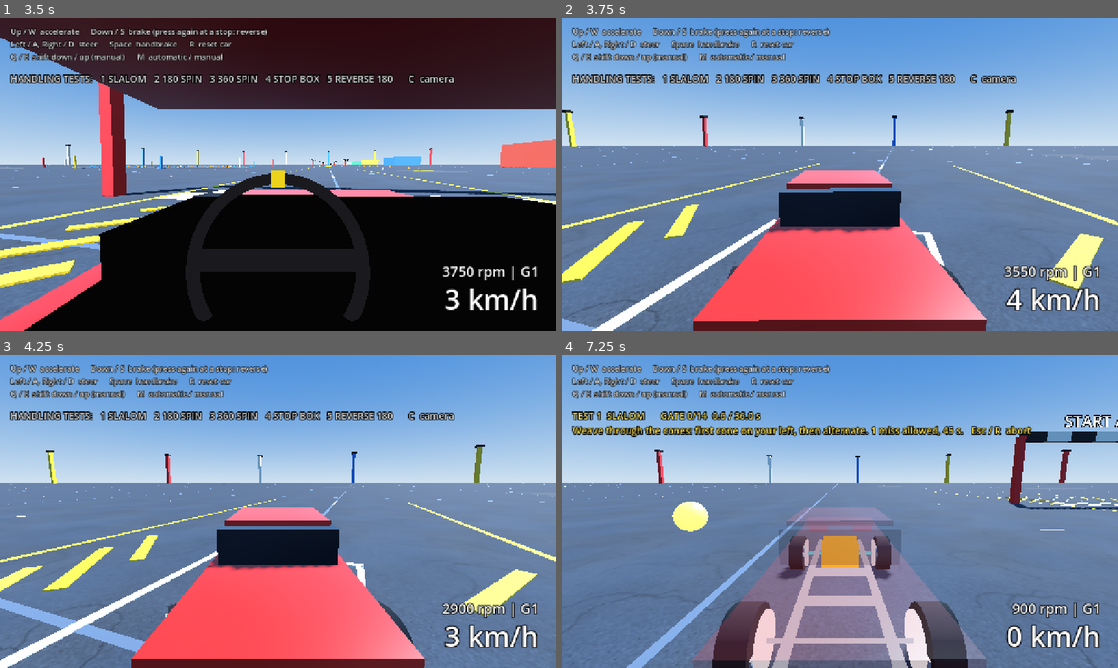
Above: before the commit, frames 1-4 (two rows, left to right).
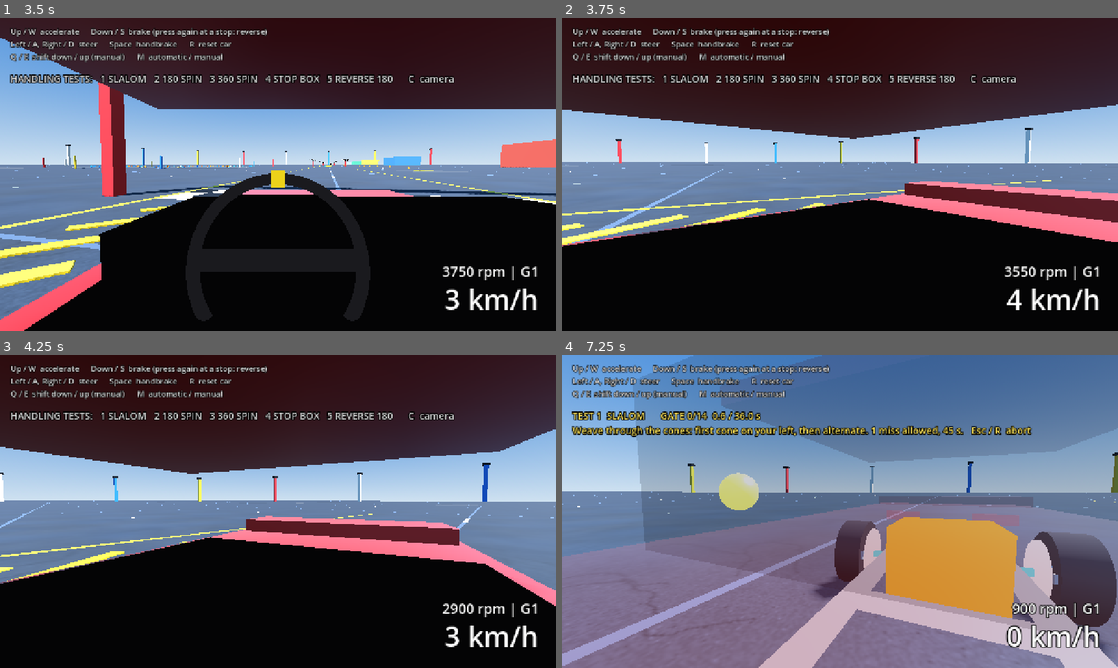
Above: after the commit, the same moments.

Repository: kokosro/factory-driver
Game: Godot game, scene res://scenes/main.tscn
The game is run twice, just before and just after one commit, with the same random seed, the same clock (stepped at 60 frames per second) and the same inputs.
Inputs:
- Up to frame 1 (3.5 s): tap Enter at 0.5 s; hold Right (steer_right) 0.53-1.28 s; hold B (look_back) 0.53-1.28 s; tap C (camera_cycle) at 0.6, 3.05 s; tap R (reset_car) at 1.25 s; hold Down (brake) 1.28-2.03 s; tap B (look_back) at 1.35 s; tap , (look_left) at 1.55, 2.1 s; hold Right (steer_right) 2.03-2.78 s; tap X (xray_view) at 2.3, 2.85 s; hold Up (accelerate) from 2.78 s (still down)
- Up to frame 2 (3.75 s): release Up (accelerate) at 3.53 s; hold Left (steer_left) from 3.53 s (still down); hold B (look_back) from 3.53 s (still down); tap C (camera_cycle) at 3.6 s
- Up to frame 3 (4.25 s): keep holding Left (steer_left); keep holding B (look_back)
- Up to frame 4 (7.25 s): release B (look_back) at 4.28 s; tap B (look_back) at 4.35 s; tap , (look_left) at 4.55, 5.1 s; release Left (steer_left) at 5.03 s; hold Down (brake) 5.03-5.78 s; tap X (xray_view) at 5.3 s; hold Right (steer_right) 5.78-6.53 s; tap . (look_right) at 5.85 s; tap C (camera_cycle) at 6.05 s; hold Up (accelerate) from 6.53 s (still down); hold B (look_back) from 6.53 s (still down); tap 1 (test_1) at 6.6 s

Frame 1 is identical in both runs. In frame 2, 82% of the frame differs, in the area x 0-100%, y 0-100%; in frame 3, 82%; in frame 4, 78%.

Commit message:
Camera: look back from inside the car turns the head - holding look_back in the cockpit and the bonnet view keeps the mode and the eye and eases the view round over the right shoulder (LOOK_BACK_HEAD_YAW_DEG 155, LOOK_BACK_RATE 9), the outside views still cut to the rear view, the cycle waits while the key is held either way; camera test holds look_back from chase (unchanged), cockpit and front, pins the yaw band (measured 153.2) and the eye against a head-straight reference run (0.0000 m off)

Diff:
--- a/scripts/chase_camera.gd
+++ b/scripts/chase_camera.gd
@@ -4,11 +4,15 @@
 ## car visibly moves against the frame when it accelerates, brakes or turns.
 ## The camera_cycle action steps through the other views: cockpit, front
 ## (bonnet), overhead and wheel (down by the front-left tyre), then back to
-## chase. Holding look_back shows the rear view for as long as it is held.
+## chase. Holding look_back looks behind for as long as it is held: from the
+## inside views (cockpit, front) the head turns round over the shoulder, the eye
+## where it was and mode_name() what it was; from the outside views (chase,
+## overhead, wheel) the camera cuts to the rear view, ahead of the nose.
 ## Holding look_left / look_right turns the view to that side for as long as it
 ## is held (a glance, not a view of its own: mode_name() stays what it was).
 
-## REAR is held-only: look_back cuts to it, the cycle never lands on it.
+## REAR is held-only: look_back cuts to it from the outside views, the cycle
+## never lands on it.
 enum Mode { CHASE, COCKPIT, FRONT, OVERHEAD, WHEEL, REAR }
 
 const MODE_NAMES: Array[String] = ["chase", "cockpit", "front", "overhead", "wheel", "rear"]
@@ -44,8 +48,13 @@
 # Held keys (look_left / look_right; both or neither = straight ahead). Chase:
 # the camera swings round the car so the view turns to that side. Cockpit and
 # front: the head turns, the eye stays where it is. Overhead, wheel and rear
-# have no side to look to and ignore the keys. look_back wins over both: the
-# rear view is a cut, and the glance is back at 0 by the time it ends.
+# have no side to look to and ignore the keys.
+#
+# Looking back (look_back, held) depends on where the view is. Inside the car
+# (cockpit, front): the same head turns on round, over the shoulder, eased like
+# the glance; the eye stays where it is and so does the mode. Outside (chase,
+# overhead, wheel): a cut to the rear view, the old view back on release.
+# look_back wins over both glance keys: the glance eases back to 0 under it.
 
 ## How far the chase view turns to the side [degrees]: the camera ends up off
 ## the car's opposite rear quarter, the car still in frame, the road to that
@@ -60,6 +69,15 @@
 ## quarter of a second, a turn of the head, not a cut. Eased, per frame, from
 ## the frame time alone.
 const LOOK_RATE := 12.0
+
+## How far the head turns to look back from the cockpit (and the bonnet view)
+## [degrees]: to the right, over the shoulder on the car's middle, far enough
+## round to see out of the back window, short of a full about-face no neck has.
+const LOOK_BACK_HEAD_YAW_DEG := 155.0
+
+## How quickly the head goes round and comes back [1/s]: the same ease as the
+## glance, a little slower for the bigger angle.
+const LOOK_BACK_RATE := 9.0
 
 ## Field of view at standstill and at the car's top speed [degrees].
 const FOV_AT_REST := 65.0
@@ -174,7 +192,7 @@
 ## The active view. Change it with set_mode() or cycle_mode().
 var mode := Mode.CHASE
 
-## The view look_back interrupted, restored when the key is released.
+## The outside view look_back interrupted, restored when the key is released.
 var _mode_before_rear := Mode.CHASE
 var _yaw := 0.0
 
@@ -182,6 +200,11 @@
 ## keys ask for (_look_target, polled with the other keys).
 var _look := 0.0
 var _look_target := 0.0
+
+## The look back from inside the car: 0 (ahead) .. 1 (fully round), eased
+## towards _back_target the same way.
+var _back := 0.0
+var _back_target := 0.0
 var _default_near := 0.05
 var _overhead_lead := Vector3.ZERO
 var _overhead_height := OVERHEAD_HEIGHT_AT_REST
@@ -203,15 +226,17 @@
 func _physics_process(_delta: float) -> void:
 	# Polled here, like the car's own keys.
 	var look_back := Input.is_action_pressed("look_back")
-	if look_back and mode != Mode.REAR:
+	# Only the outside views cut to the rear view; inside, the head turns.
+	if look_back and mode != Mode.REAR and not _is_inside_view():
 		_mode_before_rear = mode
 		set_mode(Mode.REAR)
 	elif not look_back and mode == Mode.REAR:
 		set_mode(_mode_before_rear)
 	# +1 = look_left, -1 = look_right (the sign of yaw). Not while looking back.
 	_look_target = 0.0 if look_back else Input.get_axis("look_right", "look_left")
-	# The cycle waits while the rear view is held.
-	if Input.is_action_just_pressed("camera_cycle") and mode != Mode.REAR:
+	_back_target = 1.0 if look_back and _is_inside_view() else 0.0
+	# The cycle waits while look_back is held, head turned or rear view.
+	if Input.is_action_just_pressed("camera_cycle") and not look_back:
 		cycle_mode()
 
 
@@ -220,6 +245,7 @@
 		return
 	var target_xform := target.get_global_transform_interpolated()
 	_look = lerpf(_look, _look_target, 1.0 - exp(-LOOK_RATE * delta))
+	_back = lerpf(_back, _back_target, 1.0 - exp(-LOOK_BACK_RATE * delta))
 	match mode:
 		Mode.CHASE:
 			_update_chase(target_xform, delta)
@@ -236,9 +262,14 @@
 
 
 ## Name of the active view: "chase", "cockpit", "front", "overhead" or "wheel",
-## and "rear" while look_back is held.
+## and "rear" while look_back is held from an outside view.
 func mode_name() -> String:
 	return MODE_NAMES[mode]
+
+
+## The views from the car itself, where look_back turns the head, not the view.
+func _is_inside_view() -> bool:
+	return mode == Mode.COCKPIT or mode == Mode.FRONT
 
 
 ## Steps to the next view, wrapping back to chase after the last. The held-only
@@ -336,10 +367,11 @@
 
 
 ## Fixes the camera to the car at `eye` (car space), looking along the nose,
-## turned to the side by the glance (LOOK_HEAD_YAW_DEG) and tilted down by
-## `pitch_deg`.
+## turned to the side by the glance (LOOK_HEAD_YAW_DEG), round to the right by
+## the look back (LOOK_BACK_HEAD_YAW_DEG) and tilted down by `pitch_deg`.
 func _mount(target_xform: Transform3D, eye: Vector3, pitch_deg: float) -> void:
-	var head := Basis(Vector3.UP, _look * deg_to_rad(LOOK_HEAD_YAW_DEG)) * Basis(Vector3.RIGHT, -deg_to_rad(pitch_deg))
+	var head_yaw := _look * deg_to_rad(LOOK_HEAD_YAW_DEG) - _back * deg_to_rad(LOOK_BACK_HEAD_YAW_DEG)
+	var head := Basis(Vector3.UP, head_yaw) * Basis(Vector3.RIGHT, -deg_to_rad(pitch_deg))
 	global_transform = Transform3D(target_xform.basis.orthonormalized() * head, target_xform * eye)
 
 
--- a/tests/camera_test.gd
+++ b/tests/camera_test.gd
@@ -8,11 +8,13 @@
 ## camera_cycle action: chase -> cockpit -> front -> overhead -> wheel -> chase.
 ## Checks each press lands on the expected view, that the view sits where it
 ## should relative to the car, and that the car still drives under it. Then
-## holds look_back (rear view while held, the old view back on release) and
-## toggles xray_view (translucent body, primitives inside, physics untouched).
+## holds look_back: from the chase view the rear view while held and the old
+## view back on release; from the cockpit and the bonnet the head turns round
+## over the shoulder instead (the eye stays where it is, the mode what it was,
+## the view comes back on release). Then toggles xray_view (translucent body, primitives inside, physics untouched).
 ## Then holds look_left / look_right from the chase view and from the cockpit
 ## (the view turns to that side while held and comes back on release, the mode
-## stays what it was, look_back wins over both), and checks the cockpit's
+## stays what it was, look_back wins over both, its own way in each view), and checks the cockpit's
 ## steering wheel turns with the car's own, all 450 degrees of it.
 ## Exits 0 on success, 1 on any failed check.
 
@@ -42,6 +44,16 @@
 const LOOK_COCKPIT_MAX_DEG := 70.0
 const LOOK_RELEASED_MAX_DEG := 3.0
 const LOOK_HOLD_FRAMES := 30
+
+## Looking back from inside the car (cockpit, front): how far round to the
+## right the view has to be while look_back is held [degrees]
+## (ChaseCamera.LOOK_BACK_HEAD_YAW_DEG 155; measured 153.2 after half a second,
+## 1.7 off the nose half a second after the release), and how far the eye may
+## be from where it sits with the head straight, same frame of the same launch,
+## in the car's space [m]. Measured: 0.0000, held and released, both views.
+const LOOK_BACK_MIN_DEG := 145.0
+const LOOK_BACK_MAX_DEG := 165.0
+const LOOK_BACK_EYE_MAX_M := 0.01
 
 var _failures := 0
 
@@ -102,6 +114,7 @@
 	_check(dashboard != null and not dashboard.visible, "cockpit dashboard is hidden outside the cockpit view")
 
 	await _check_look_back(camera, car)
+	await _check_look_back_front(camera, car)
 	await _check_xray(car)
 	await _check_look_sideways(camera, car)
 	await _check_steering_wheel(camera, car)
@@ -109,14 +122,18 @@
 	_finish()
 
 
-## Holds look_back from the chase view and from the cockpit: rear view while
-## held, the interrupted view back on release, and the cycle never stops on it.
+## Holds look_back from the chase view and from the cockpit. From chase: rear
+## view while held, the interrupted view back on release. From the cockpit the
+## head turns instead (_check_head_turned_back). The cycle never stops on rear.
 func _check_look_back(camera: Camera3D, car: ArcadeCar) -> void:
 	var dashboard := car.get_node_or_null("CockpitDashboard") as Node3D
 	for from in ["chase", "cockpit"]:
 		if from == "cockpit":
 			await _tap("camera_cycle")
 		if not _check(camera.mode_name() == from, "look-back: starts from the %s view ('%s')" % [from, camera.mode_name()]):
+			continue
+		if from == "cockpit":
+			await _check_head_turned_back(from, camera, car)
 			continue
 		car.reset_to_spawn()
 		await _step(20)
@@ -143,6 +160,62 @@
 		_check(camera.mode_name() == expected, "look-back: the cycle skips the rear view (%s, got '%s')" % [expected, camera.mode_name()])
 
 
+## The same from the bonnet view: the head turns there too.
+func _check_look_back_front(camera: Camera3D, car: ArcadeCar) -> void:
+	await _tap("camera_cycle")
+	await _tap("camera_cycle")
+	if _check(camera.mode_name() == "front", "look-back: starts from the front view ('%s')" % camera.mode_name()):
+		await _check_head_turned_back("front", camera, car)
+	for expected in ["overhead", "wheel", "chase"]:
+		await _tap("camera_cycle")
+	_check(camera.mode_name() == "chase", "look-back from front: the cycle is where it was left ('%s')" % camera.mode_name())
+
+
+## Holds look_back from an inside view (cockpit, front), driving straight: the
+## head turns round to the right while the key is held, the eye stays where it
+## was in the car, the mode does not change and the cycle waits; the view is
+## back on release.
+func _check_head_turned_back(from: String, camera: Camera3D, car: ArcadeCar) -> void:
+	var dashboard := car.get_node_or_null("CockpitDashboard") as Node3D
+	# Reference run, head straight: where the eye is in the car's space at the
+	# two moments the run proper is judged (it trails the accelerating car by a
+	# frame's travel, so it is held against the same frame of the same launch).
+	car.reset_to_spawn()
+	await _step(20)
+	Input.action_press("accelerate")
+	await _step(2 * LOOK_HOLD_FRAMES)
+	var eye_held := _local(car, camera.global_position)
+	await _step(2 + 2 + LOOK_HOLD_FRAMES)
+	var eye_released := _local(car, camera.global_position)
+	Input.action_release("accelerate")
+	await _step(10)
+
+	car.reset_to_spawn()
+	await _step(20)
+	Input.action_press("accelerate")
+	await _step(LOOK_HOLD_FRAMES)
+	Input.action_press("look_back")
+	await _step(LOOK_HOLD_FRAMES)
+	_check(camera.mode_name() == from and camera.current, "look-back from %s: the head turns, not the view: the mode stays '%s'" % [from, camera.mode_name()])
+	var turned := -_view_yaw_deg(camera, car)
+	_check(turned > LOOK_BACK_MIN_DEG and turned < LOOK_BACK_MAX_DEG, "look-back from %s: holding look_back turns the view round over the right shoulder (%.1f degrees, band %.0f .. %.0f)" % [from, turned, LOOK_BACK_MIN_DEG, LOOK_BACK_MAX_DEG])
+	var local := _local(car, camera.global_position)
+	_check(local.distance_to(eye_held) < LOOK_BACK_EYE_MAX_M and CAR_BOUNDS.has_point(local), "look-back from %s: the eye stays where it is with the head straight, in the car (%.4f m off, local %.2f, %.2f, %.2f)" % [from, local.distance_to(eye_held), local.x, local.y, local.z])
+	_check(car.forward_speed > 3.0, "look-back from %s: car drives on under the turned head (%.1f m/s)" % [from, car.forward_speed])
+	_check(dashboard != null and dashboard.is_visible_in_tree() == (from == "cockpit"), "look-back from %s: cockpit dashboard is %s" % [from, "still shown" if from == "cockpit" else "hidden, as before"])
+	await _tap("camera_cycle")
+	_check(camera.mode_name() == from, "look-back from %s: camera_cycle waits while look_back is held ('%s')" % [from, camera.mode_name()])
+	Input.action_release("look_back")
+	await _step(LOOK_HOLD_FRAMES)
+	var left_over := absf(_view_yaw_deg(camera, car))
+	_check(left_over < LOOK_RELEASED_MAX_DEG, "look-back from %s: releasing brings the view back (%.1f degrees off the nose)" % [from, left_over])
+	local = _local(car, camera.global_position)
+	_check(camera.mode_name() == from and local.distance_to(eye_released) < LOOK_BACK_EYE_MAX_M, "look-back from %s: still the %s view, the eye where it was ('%s', %.4f m off)" % [from, from, camera.mode_name(), local.distance_to(eye_released)])
+	_check_view(from, camera, car)
+	Input.action_release("accelerate")
+	await _step(10)
+
+
 ## How far the view is turned to the car's left of its nose [degrees], about
 ## the vertical; negative = to the right.
 func _view_yaw_deg(camera: Camera3D, car: ArcadeCar) -> float:
@@ -153,7 +226,9 @@
 
 ## Holds look_left, then look_right, from the chase view and from the cockpit,
 ## driving straight: the view turns to that side while the key is held, the
-## mode does not change, and the view is back on release. look_back wins.
+## mode does not change, and the view is back on release. look_back wins, its
+## own way in each view: a cut to the rear view from chase, the head round to
+## the back in the cockpit.
 func _check_look_sideways(camera: Camera3D, car: ArcadeCar) -> void:
 	var dashboard := car.get_node_or_null("CockpitDashboard") as Node3D
 	for from: String in ["chase", "cockpit"]:
@@ -196,8 +271,14 @@
 		Input.action_release("look_right")
 		Input.action_press("look_back")
 		await _step(LOOK_HOLD_FRAMES)
-		_check(camera.mode_name() == "rear", "look sideways from %s: look_back wins over a held look_left ('%s')" % [from, camera.mode_name()])
-		_check_view("rear", camera, car)
+		if from == "chase":
+			_check(camera.mode_name() == "rear", "look sideways from %s: look_back wins over a held look_left ('%s')" % [from, camera.mode_name()])
+			_check_view("rear", camera, car)
+		else:
+			var back := -_view_yaw_deg(camera, car)
+			_check(camera.mode_name() == from and back > LOOK_BACK_MIN_DEG and back < LOOK_BACK_MAX_DEG, "look sideways from %s: look_back wins over a held look_left, the head goes round to the back ('%s', %.1f degrees, band %.0f .. %.0f)" % [from, camera.mode_name(), back, LOOK_BACK_MIN_DEG, LOOK_BACK_MAX_DEG])
+			var local := _local(car, camera.global_position)
+			_check(CAR_BOUNDS.has_point(local) and dashboard != null and dashboard.is_visible_in_tree(), "look sideways from %s: looking back, the eye stays in the car and the dashboard in place (local %.2f, %.2f, %.2f)" % [from, local.x, local.y, local.z])
 		Input.action_release("look_back")
 		Input.action_release("look_left")
 		await _step(LOOK_HOLD_FRAMES)
